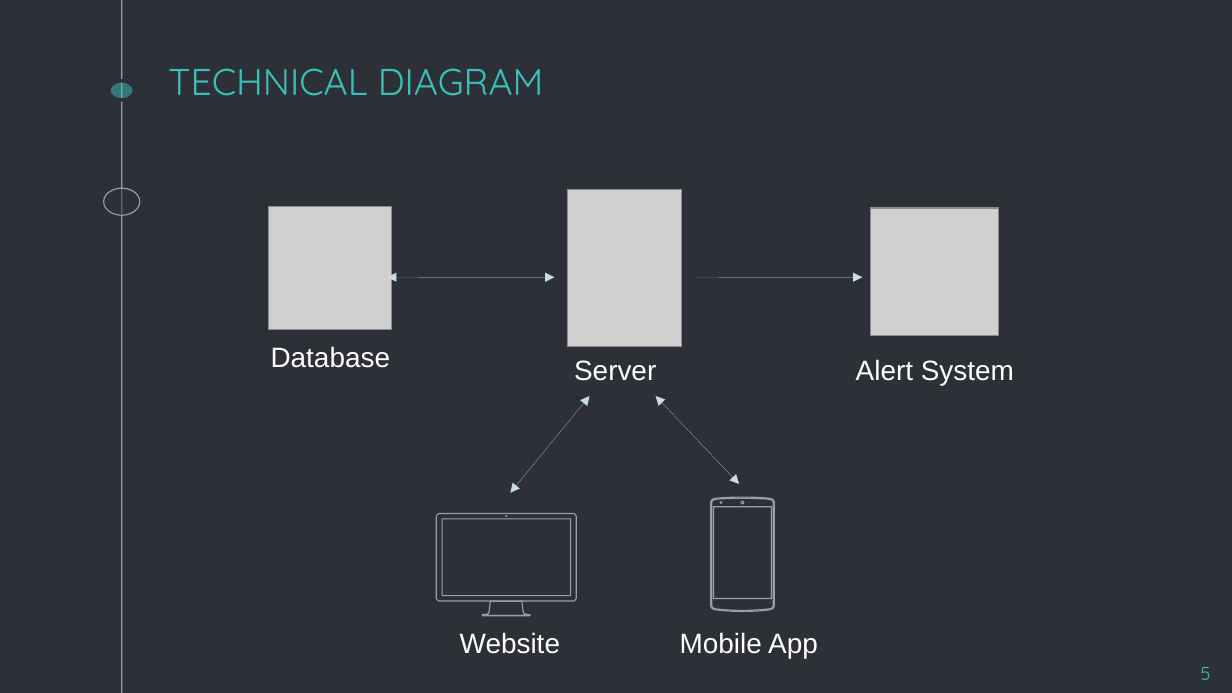
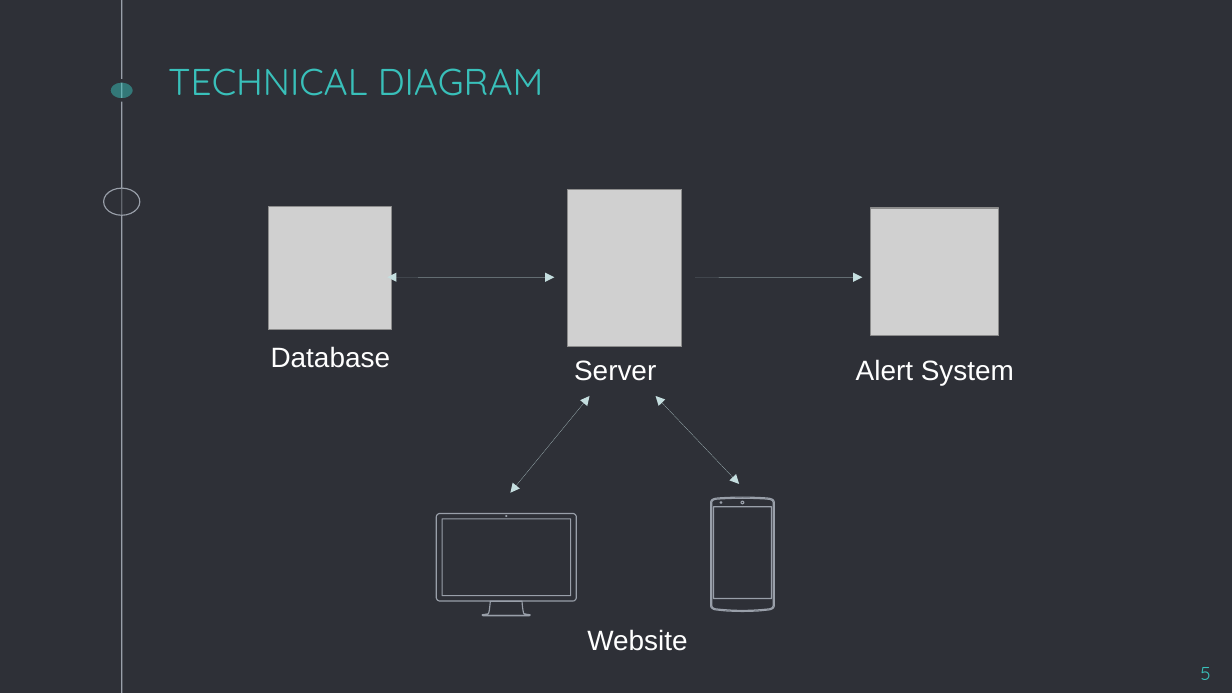
Before and after one commit to andressito/ProjetGLA2019, a slide deck: slide 5 of Projet/Rapport/TD5_GL_G1.odp. Drawn at 1232x693 pixels with LibreOffice and Linux fonts; fonts in the diff are those of the drawing; grey boxes stand for pictures. Boxes give left, top, right and bottom in pixels: in the first picture for what was removed or moved away, otherwise in the second. Text is boxed around its words. In the diff, an @@ line names an element or a change of style, - is before the commit and + after.

```diff
--- a/Projet/Rapport/TD5_GL_G1.odp
+++ b/Projet/Rapport/TD5_GL_G1.odp
@@ text "Website": place and size @@
-text "Website" at bbox=[460, 632, 560, 654]
+text "Website" at bbox=[587, 629, 687, 651]
@@ text removed at bbox=[680, 632, 818, 658] @@
-Mobile App
```
Also in this commit, not shown: 6 other slides changed, 1 slide added, 13 slides removed, 1 other file.
